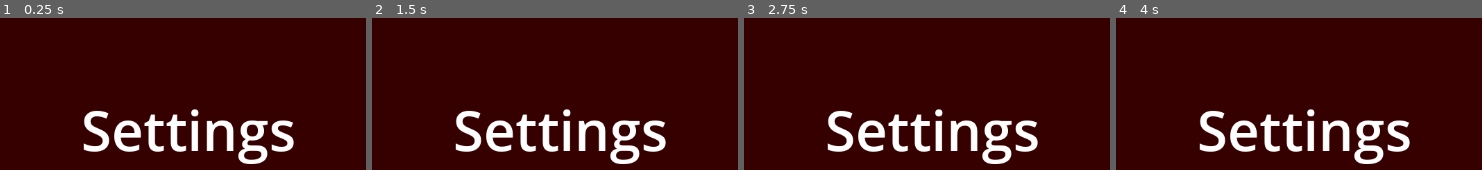
Above: before the commit, frames 1-4 (left to right).
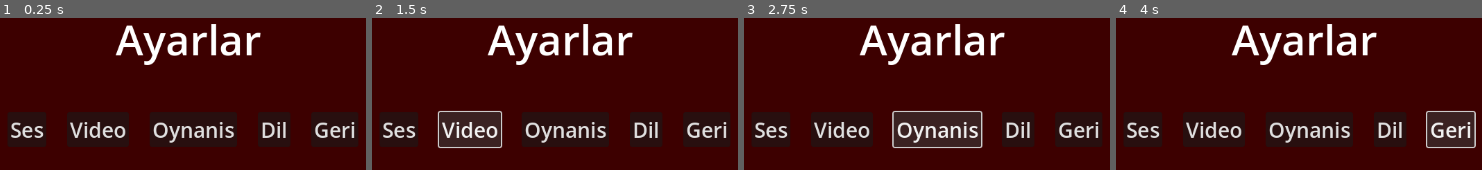
Above: after the commit, the same moments.

Repository: alperenozdnc/alnestan
Game: Godot game, scene res://scenes/settings_menu.tscn
Two runs of this game, one before a commit and one after it. Both use one fixed random seed, a clock stepped at 60 frames per second and the inputs below. This scene is started directly instead of the project's main scene.
Inputs (mouse positions are in pixels of both pictures, inside the frame that each line leads up to):
- Up to frame 1 (0.25 s): no input
- Up to frame 2 (1.5 s): click (397, 128) at 0.5 s, where only the run after the commit has a clickable "Ses"; click (470, 128) at 1.25 s, where only the run after the commit has a clickable "Video"
- Up to frame 3 (2.75 s): click (937, 128) at 2 s, where only the run after the commit has a clickable "Oynanis"
- Up to frame 4 (4 s): click (1390, 128) at 2.75 s, where only the run after the commit has a clickable "Dil"; click (1449, 128) at 3.5 s, where only the run after the commit has a clickable "Geri"

The runs differ from the first frame. In frame 1, 13% of the frame differs, in the area x 3-97%, y 3-97%; in frame 2, 15%; in frame 3, 15%; in frame 4, 15%.
Error after the commit: Invalid access to property or key 'sfx' on a base object of type 'Dictionary'. (res://scripts/settings_menu.gd:33)

Commit message:
feat(game): minimally working settings menu

Diff:
--- a/source/project.godot
+++ b/source/project.godot
@@ -18,6 +18,10 @@
 [autoload]
 
 alnestan="*res://scripts/init.gd"
+
+[display]
+
+window/size/mode=3
 
 [input]
 
--- /dev/null
+++ b/source/scenes/audio_settings.tscn
@@ -0,0 +1,150 @@
+[gd_scene load_steps=2 format=3 uid="uid://c3bwq1g5yquka"]
+
+[ext_resource type="Script" uid="uid://ctqualo88n7a" path="res://scripts/volume.gd" id="1_7rsd2"]
+
+[node name="audio_settings" type="Control"]
+layout_mode = 3
+anchors_preset = 15
+anchor_right = 1.0
+anchor_bottom = 1.0
+grow_horizontal = 2
+grow_vertical = 2
+script = ExtResource("1_7rsd2")
+
+[node name="bg_color" type="ColorRect" parent="."]
+layout_mode = 1
+anchors_preset = 15
+anchor_right = 1.0
+anchor_bottom = 1.0
+grow_horizontal = 2
+grow_vertical = 2
+color = Color(0.23921569, 0, 0, 1)
+
+[node name="title" type="Label" parent="."]
+layout_mode = 1
+anchors_preset = 5
+anchor_left = 0.5
+anchor_right = 0.5
+offset_left = -541.0
+offset_top = 26.0
+offset_right = -444.0
+offset_bottom = 109.0
+grow_horizontal = 2
+theme_override_font_sizes/font_size = 60
+text = "Ses"
+
+[node name="master" type="Control" parent="."]
+anchors_preset = 0
+offset_right = 40.0
+offset_bottom = 40.0
+
+[node name="master" type="HSlider" parent="master"]
+unique_name_in_owner = true
+layout_mode = 1
+anchors_preset = -1
+anchor_left = 0.38300002
+anchor_top = 0.335
+anchor_right = 0.70900005
+anchor_bottom = 0.34600002
+offset_left = 433.68002
+offset_top = 204.59998
+offset_right = 830.2062
+offset_bottom = 220.335
+grow_horizontal = 2
+grow_vertical = 2
+scale = Vector2(0.4869973, 0.61234206)
+min_value = -40.0
+max_value = 0.0
+step = 0.1
+script = ExtResource("1_7rsd2")
+
+[node name="label" type="Label" parent="master"]
+layout_mode = 0
+offset_left = 357.0
+offset_top = 211.0
+offset_right = 402.0
+offset_bottom = 234.0
+text = "Genel"
+
+[node name="sfx" type="Control" parent="."]
+anchors_preset = 0
+offset_top = 43.0
+offset_right = 40.0
+offset_bottom = 83.0
+
+[node name="sfx" type="HSlider" parent="sfx"]
+unique_name_in_owner = true
+layout_mode = 1
+anchors_preset = -1
+anchor_left = 0.38300002
+anchor_top = 0.335
+anchor_right = 0.70900005
+anchor_bottom = 0.34600002
+offset_left = 433.68002
+offset_top = 204.59998
+offset_right = 830.2062
+offset_bottom = 220.335
+grow_horizontal = 2
+grow_vertical = 2
+scale = Vector2(0.4869973, 0.61234206)
+min_value = -40.0
+max_value = 0.0
+step = 0.1
+script = ExtResource("1_7rsd2")
+
+[node name="label" type="Label" parent="sfx"]
+layout_mode = 0
+offset_left = 357.0
+offset_top = 211.0
+offset_right = 418.0
+offset_bottom = 234.0
+text = "Efektler"
+
+[node name="bgm" type="Control" parent="."]
+anchors_preset = 0
+offset_top = 84.0
+offset_right = 40.0
+offset_bottom = 124.0
+
+[node name="bgm" type="HSlider" parent="bgm"]
+unique_name_in_owner = true
+layout_mode = 1
+anchors_preset = -1
+anchor_left = 0.38300002
+anchor_top = 0.335
+anchor_right = 0.70900005
+anchor_bottom = 0.34600002
+offset_left = 433.68002
+offset_top = 204.59998
+offset_right = 830.2062
+offset_bottom = 220.335
+grow_horizontal = 2
+grow_vertical = 2
+scale = Vector2(0.4869973, 0.61234206)
+min_value = -40.0
+max_value = 0.0
+step = 0.1
+script = ExtResource("1_7rsd2")
+
+[node name="label" type="Label" parent="bgm"]
+layout_mode = 0
+offset_left = 357.0
+offset_top = 211.0
+offset_right = 427.0
+offset_bottom = 234.0
+text = "Arkaplan"
+
+[node name="button_go_back" type="Button" parent="."]
+unique_name_in_owner = true
+layout_mode = 0
+offset_left = 1029.0
+offset_top = 43.0
+offset_right = 1097.0
+offset_bottom = 93.0
+theme_override_font_sizes/font_size = 30
+text = "Geri"
+
+[connection signal="value_changed" from="master/master" to="." method="_on_master_value_changed"]
+[connection signal="value_changed" from="sfx/sfx" to="." method="_on_sfx_value_changed"]
+[connection signal="value_changed" from="bgm/bgm" to="." method="_on_bgm_value_changed"]
+[connection signal="pressed" from="button_go_back" to="." method="_on_button_go_back_pressed"]
--- /dev/null
+++ b/source/scenes/gameplay_settings.tscn
@@ -0,0 +1,113 @@
+[gd_scene load_steps=2 format=3 uid="uid://yxrxhvs2kan1"]
+
+[ext_resource type="Script" uid="uid://bh8rd5ipkw7a5" path="res://scripts/gameplay_settings.gd" id="1_d3vb4"]
+
+[node name="gameplay_settings" type="Control"]
+layout_mode = 3
+anchors_preset = 15
+anchor_right = 1.0
+anchor_bottom = 1.0
+grow_horizontal = 2
+grow_vertical = 2
+script = ExtResource("1_d3vb4")
+
+[node name="bg_color" type="ColorRect" parent="."]
+layout_mode = 1
+anchors_preset = 15
+anchor_right = 1.0
+anchor_bottom = 1.0
+grow_horizontal = 2
+grow_vertical = 2
+color = Color(0.23921569, 0, 0, 1)
+
+[node name="title" type="Label" parent="."]
+layout_mode = 1
+anchors_preset = 5
+anchor_left = 0.5
+anchor_right = 0.5
+offset_left = -528.0
+offset_top = 26.0
+offset_right = -292.0
+offset_bottom = 109.0
+grow_horizontal = 2
+theme_override_font_sizes/font_size = 60
+text = "Oynanis"
+
+[node name="button_go_back" type="Button" parent="."]
+unique_name_in_owner = true
+layout_mode = 0
+offset_left = 1029.0
+offset_top = 43.0
+offset_right = 1097.0
+offset_bottom = 93.0
+theme_override_font_sizes/font_size = 30
+text = "Geri"
+
+[node name="text_speed" type="Control" parent="."]
+anchors_preset = 0
+offset_right = 40.0
+offset_bottom = 40.0
+
+[node name="master" type="HSlider" parent="text_speed"]
+unique_name_in_owner = true
+layout_mode = 1
+anchors_preset = -1
+anchor_left = 0.38300002
+anchor_top = 0.335
+anchor_right = 0.70900005
+anchor_bottom = 0.34600002
+offset_left = 433.68002
+offset_top = 204.59998
+offset_right = 830.2062
+offset_bottom = 220.335
+grow_horizontal = 2
+grow_vertical = 2
+scale = Vector2(0.4869973, 0.61234206)
+min_value = 0.01
+max_value = 4.0
+step = 0.1
+value = 1.01
+
+[node name="label" type="Label" parent="text_speed"]
+layout_mode = 0
+offset_left = 357.0
+offset_top = 211.0
+offset_right = 402.0
+offset_bottom = 234.0
+text = "Yazi hizi"
+
+[node name="gui_size" type="Control" parent="."]
+anchors_preset = 0
+offset_top = 43.0
+offset_right = 40.0
+offset_bottom = 83.0
+
+[node name="master" type="HSlider" parent="gui_size"]
+layout_mode = 1
+anchors_preset = -1
+anchor_left = 0.38300002
+anchor_top = 0.335
+anchor_right = 0.70900005
+anchor_bottom = 0.34600002
+offset_left = 431.68
+offset_top = 217.59998
+offset_right = 828.2062
+offset_bottom = 233.335
+grow_horizontal = 2
+grow_vertical = 2
+scale = Vector2(0.4869973, 0.61234206)
+min_value = 0.01
+max_value = 4.0
+step = 0.1
+value = 1.01
+
+[node name="label" type="Label" parent="gui_size"]
+layout_mode = 0
+offset_left = 357.0
+offset_top = 211.0
+offset_right = 402.0
+offset_bottom = 234.0
+text = "Arayuz
+boyutu"
+
+[connection signal="pressed" from="button_go_back" to="." method="_on_button_go_back_pressed"]
--- /dev/null
+++ b/source/scenes/language_settings.tscn
@@ -0,0 +1,75 @@
+[gd_scene load_steps=2 format=3 uid="uid://dwptsik5u0loi"]
+
+[ext_resource type="Script" uid="uid://bgwx6tv2x74el" path="res://scripts/language_settings.gd" id="1_mx78k"]
+
+[node name="language_settings" type="Control"]
+layout_mode = 3
+anchors_preset = 15
+anchor_right = 1.0
+anchor_bottom = 1.0
+grow_horizontal = 2
+grow_vertical = 2
+script = ExtResource("1_mx78k")
+
+[node name="bg_color" type="ColorRect" parent="."]
+layout_mode = 1
+anchors_preset = 15
+anchor_right = 1.0
+anchor_bottom = 1.0
+grow_horizontal = 2
+grow_vertical = 2
+color = Color(0.23921569, 0, 0, 1)
+
+[node name="title" type="Label" parent="."]
+layout_mode = 1
+anchors_preset = 5
+anchor_left = 0.5
+anchor_right = 0.5
+offset_left = -529.0
+offset_top = 26.0
+offset_right = -366.0
+offset_bottom = 109.0
+grow_horizontal = 2
+theme_override_font_sizes/font_size = 60
+text = "Dil"
+
+[node name="button_go_back" type="Button" parent="."]
+unique_name_in_owner = true
+layout_mode = 0
+offset_left = 1029.0
+offset_top = 43.0
+offset_right = 1097.0
+offset_bottom = 93.0
+theme_override_font_sizes/font_size = 30
+text = "Geri"
+
+[node name="languages_container" type="VBoxContainer" parent="."]
+layout_mode = 1
+anchors_preset = 8
+anchor_left = 0.5
+anchor_top = 0.5
+anchor_right = 0.5
+anchor_bottom = 0.5
+offset_left = -72.5
+offset_top = -65.0
+offset_right = 72.5
+offset_bottom = 65.0
+grow_horizontal = 2
+grow_vertical = 2
+theme_override_constants/separation = 20
+
+[node name="turkish" type="Button" parent="languages_container"]
+unique_name_in_owner = true
+layout_mode = 2
+theme_override_font_sizes/font_size = 40
+text = "Turkce"
+
+[node name="english" type="Button" parent="languages_container"]
+unique_name_in_owner = true
+layout_mode = 2
+theme_override_font_sizes/font_size = 40
+text = "English"
+
+[connection signal="pressed" from="button_go_back" to="." method="_on_button_go_back_pressed"]
+[connection signal="pressed" from="languages_container/turkish" to="." method="_on_turkish_pressed"]
+[connection signal="pressed" from="languages_container/english" to="." method="_on_english_pressed"]
--- a/source/scenes/settings_menu.tscn
+++ b/source/scenes/settings_menu.tscn
@@ -1,8 +1,6 @@
-[gd_scene load_steps=3 format=3 uid="uid://cokettxxx5ae2"]
+[gd_scene load_steps=2 format=3 uid="uid://cokettxxx5ae2"]
 
-[sub_resource type="Theme" id="Theme_owc20"]
-
-[sub_resource type="SystemFont" id="SystemFont_05p07"]
+[ext_resource type="Script" uid="uid://bpo1apwd8t32j" path="res://scripts/settings_menu.gd" id="1_05p07"]
 
 [node name="settings_menu" type="Control"]
 layout_mode = 3
@@ -11,31 +9,71 @@
 anchor_bottom = 1.0
 grow_horizontal = 2
 grow_vertical = 2
+script = ExtResource("1_05p07")
 
-[node name="ColorRect" type="ColorRect" parent="."]
+[node name="bg_color" type="ColorRect" parent="."]
 layout_mode = 1
 anchors_preset = 15
 anchor_right = 1.0
 anchor_bottom = 1.0
 grow_horizontal = 2
 grow_vertical = 2
-color = Color(0.21484375, 0, 0, 1)
+color = Color(0.23921569, 0, 0, 1)
 
-[node name="Label" type="Label" parent="."]
+[node name="HBoxContainer" type="HBoxContainer" parent="."]
 layout_mode = 1
 anchors_preset = 8
 anchor_left = 0.5
 anchor_top = 0.5
 anchor_right = 0.5
 anchor_bottom = 0.5
-offset_left = -155.0
-offset_top = -55.0
-offset_right = 155.0
-offset_bottom = 55.0
+offset_left = -261.0
+offset_top = -25.0
+offset_right = 300.0
+offset_bottom = 25.0
 grow_horizontal = 2
 grow_vertical = 2
-theme = SubResource("Theme_owc20")
-theme_type_variation = &"HeaderLarge"
-theme_override_fonts/font = SubResource("SystemFont_05p07")
-theme_override_font_sizes/font_size = 80
-text = "Settings"
+theme_override_constants/separation = 30
+
+[node name="button_audio" type="Button" parent="HBoxContainer"]
+unique_name_in_owner = true
+layout_mode = 2
+theme_override_font_sizes/font_size = 30
+text = "Ses"
+
+[node name="button_video" type="Button" parent="HBoxContainer"]
+unique_name_in_owner = true
+layout_mode = 2
+theme_override_font_sizes/font_size = 30
+text = "Video"
+
+[node name="button_gameplay" type="Button" parent="HBoxContainer"]
+unique_name_in_owner = true
+layout_mode = 2
+theme_override_font_sizes/font_size = 30
+text = "Oynanis"
+
+[node name="button_lang" type="Button" parent="HBoxContainer"]
+unique_name_in_owner = true
+layout_mode = 2
+theme_override_font_sizes/font_size = 30
+text = "Dil"
+
+[node name="button_go_back" type="Button" parent="HBoxContainer"]
+unique_name_in_owner = true
+layout_mode = 2
+theme_override_font_sizes/font_size = 30
+text = "Geri"
+
+[node name="Label" type="Label" parent="."]
+layout_mode = 1
+anchors_preset = 5
+anchor_left = 0.5
+anchor_right = 0.5
+offset_left = -105.0
+offset_top = 152.0
+offset_right = 105.0
+offset_bottom = 235.0
+grow_horizontal = 2
+theme_override_font_sizes/font_size = 60
+text = "Ayarlar"
--- /dev/null
+++ b/source/scenes/video_settings.tscn
@@ -0,0 +1,173 @@
+[gd_scene load_steps=2 format=3 uid="uid://bct6pl4ehsbdn"]
+
+[ext_resource type="Script" uid="uid://cnwcwg5jik7hc" path="res://scripts/video.gd" id="1_gcgsw"]
+
+[node name="video_settings" type="Control"]
+layout_mode = 3
+anchors_preset = 15
+anchor_right = 1.0
+anchor_bottom = 1.0
+grow_horizontal = 2
+grow_vertical = 2
+script = ExtResource("1_gcgsw")
+
+[node name="bg_color" type="ColorRect" parent="."]
+layout_mode = 1
+anchors_preset = 15
+anchor_right = 1.0
+anchor_bottom = 1.0
+grow_horizontal = 2
+grow_vertical = 2
+color = Color(0.23921569, 0, 0, 1)
+
+[node name="title" type="Label" parent="."]
+layout_mode = 1
+anchors_preset = 5
+anchor_left = 0.5
+anchor_right = 0.5
+offset_left = -529.0
+offset_top = 26.0
+offset_right = -366.0
+offset_bottom = 109.0
+grow_horizontal = 2
+theme_override_font_sizes/font_size = 60
+text = "Video"
+
+[node name="button_go_back" type="Button" parent="."]
+unique_name_in_owner = true
+layout_mode = 0
+offset_left = 1029.0
+offset_top = 43.0
+offset_right = 1097.0
+offset_bottom = 93.0
+theme_override_font_sizes/font_size = 30
+text = "Geri"
+
+[node name="brightness" type="Control" parent="."]
+anchors_preset = 0
+offset_right = 40.0
+offset_bottom = 40.0
+
+[node name="master" type="HSlider" parent="brightness"]
+unique_name_in_owner = true
+layout_mode = 1
+anchors_preset = -1
+anchor_left = 0.38300002
+anchor_top = 0.335
+anchor_right = 0.70900005
+anchor_bottom = 0.34600002
+offset_left = 433.68002
+offset_top = 204.59998
+offset_right = 830.2062
+offset_bottom = 220.335
+grow_horizontal = 2
+grow_vertical = 2
+scale = Vector2(0.4869973, 0.61234206)
+min_value = 0.01
+max_value = 4.0
+step = 0.1
+value = 1.01
+
+[node name="label" type="Label" parent="brightness"]
+layout_mode = 0
+offset_left = 357.0
+offset_top = 211.0
+offset_right = 402.0
+offset_bottom = 234.0
+text = "Parlaklik"
+
+[node name="window_size" type="Control" parent="."]
+anchors_preset = 0
+offset_right = 40.0
+offset_bottom = 40.0
+
+[node name="label2" type="Label" parent="window_size"]
+layout_mode = 0
+offset_left = 359.0
+offset_top = 260.0
+offset_right = 482.0
+offset_bottom = 283.0
+text = "Pencere Boyutu"
+
+[node name="window_size" type="OptionButton" parent="window_size"]
+unique_name_in_owner = true
+layout_mode = 0
+offset_left = 531.0
+offset_top = 255.0
+offset_right = 645.0
+offset_bottom = 286.0
+selected = 0
+item_count = 4
+popup/item_0/text = "1920x1080"
+popup/item_0/id = 0
+popup/item_1/text = "1280x720"
+popup/item_1/id = 1
+popup/item_2/text = "1024x768"
+popup/item_2/id = 2
+popup/item_3/text = "800x600"
+popup/item_3/id = 3
+
+[node name="fullscreen_or_windowed" type="Control" parent="."]
+anchors_preset = 0
+offset_top = 53.0
+offset_right = 40.0
+offset_bottom = 93.0
+
+[node name="label2" type="Label" parent="fullscreen_or_windowed"]
+layout_mode = 0
+offset_left = 359.0
+offset_top = 260.0
+offset_right = 482.0
+offset_bottom = 283.0
+text = "Ekran"
+
+[node name="fullscreen_or_windowed" type="OptionButton" parent="fullscreen_or_windowed"]
+unique_name_in_owner = true
+layout_mode = 0
+offset_left = 530.0
+offset_top = 254.0
+offset_right = 645.0
+offset_bottom = 285.0
+selected = 0
+item_count = 2
+popup/item_0/text = "Tam ekran"
+popup/item_0/id = 0
+popup/item_1/text = "Pencere"
+popup/item_1/id = 1
+
+[node name="graphics_quality" type="Control" parent="."]
+anchors_preset = 0
+offset_top = 108.0
+offset_right = 40.0
+offset_bottom = 148.0
+
+[node name="label2" type="Label" parent="graphics_quality"]
+layout_mode = 0
+offset_left = 359.0
+offset_top = 260.0
+offset_right = 482.0
+offset_bottom = 283.0
+text = "Grafik kalitesi"
+
+[node name="OptionButton" type="OptionButton" parent="graphics_quality"]
+layout_mode = 0
+offset_left = 531.0
+offset_top = 255.0
+offset_right = 645.0
+offset_bottom = 286.0
+selected = 1
+item_count = 5
+popup/item_0/text = "Cok yuksek"
+popup/item_0/id = 4
+popup/item_1/text = "Yuksek"
+popup/item_1/id = 0
+popup/item_2/text = "Orta"
+popup/item_2/id = 1
+popup/item_3/text = "Dusuk"
+popup/item_3/id = 2
+popup/item_4/text = "Cok dusuk"
+popup/item_4/id = 3
+
+[connection signal="pressed" from="button_go_back" to="." method="_on_button_go_back_pressed"]
+[connection signal="item_selected" from="window_size/window_size" to="." method="_on_option_button_item_selected"]
+[connection signal="item_selected" from="fullscreen_or_windowed/fullscreen_or_windowed" to="." method="_on_fullscreen_or_windowed_item_selected"]
--- a/source/scripts/bgm.gd
+++ b/source/scripts/bgm.gd
@@ -26,3 +26,7 @@
 
 func set_tempo(n: float = 1):
 	self.pitch_scale = n;
+
+
+func set_volume(n: float):
+	self.volume_db = n;
--- /dev/null
+++ b/source/scripts/gameplay_settings.gd
@@ -0,0 +1,5 @@
+extends Control
+
+
+func _on_button_go_back_pressed() -> void:
+	alnestan.scenes.load_scene("settings_menu", "gui");
--- a/source/scripts/init.gd
+++ b/source/scripts/init.gd
@@ -1,4 +1,6 @@
 extends Node
+
+var language: String = "turkish";
 
 var scenes: scene_handler;
 var transitioner: transition_screen;
--- /dev/null
+++ b/source/scripts/language_settings.gd
@@ -0,0 +1,27 @@
+extends Control
+
+@onready var turkish_button = %turkish;
+@onready var english_button = %english;
+
+@onready var button_to_language_map = {
+	"turkish": turkish_button,
+	"english": english_button,
+};
+
+func _ready():
+	if !alnestan.language:
+		alnestan.language = "turkish";
+
+	button_to_language_map[alnestan.language].grab_focus();
+
+
+func _on_english_pressed() -> void:
+	alnestan.language = "english";
+
+
+func _on_turkish_pressed() -> void:
+	alnestan.language = "turkish";
+
+
+func _on_button_go_back_pressed() -> void:
+	alnestan.scenes.load_scene("settings_menu", "gui")
--- a/source/scripts/main_menu.gd
+++ b/source/scripts/main_menu.gd
@@ -1,7 +1,8 @@
 extends Control
 
 func _ready() -> void:
-	alnestan.audio.bgm.play_stream("background");
+	if !alnestan.audio.bgm.playing:
+		alnestan.audio.bgm.play_stream("background");
 
 	var button_actions = [
 		[%button_continue, _continue_game],
@@ -13,7 +14,7 @@
 	for n in range(button_actions.size()):
 		var button = button_actions[n][0];
 		var click_action = func():
-			await _default_click_action();
+			await _default_click_action(n != 2);
 
 			button_actions[n][1].call();
 
@@ -22,13 +23,14 @@
 		button.pressed.connect(click_action);
 
 
-func _default_click_action() -> void:
+func _default_click_action(stop_music: bool = true) -> void:
 	alnestan.audio.sfx.play_stream("click");
 
 	alnestan.transitioner.transition();
 	await alnestan.transitioner.transitioned;
 
-	alnestan.audio.bgm.stop_stream();
+	if stop_music:
+		alnestan.audio.bgm.stop_stream();
 
 
 func _hover_action() -> void:
--- /dev/null
+++ b/source/scripts/settings_menu.gd
@@ -0,0 +1,53 @@
+extends Control
+
+func _ready() -> void:
+	var button_actions = [
+		[%button_audio, _show_audio_menu],
+		[%button_video, _show_video_menu],
+		[%button_gameplay, _show_gameplay_menu],
+		[%button_lang, _show_language_menu],
+		[%button_go_back, _go_back]
+	];
+
+	for n in range(button_actions.size()):
+		var button: Button = button_actions[n][0];
+		var click_action = func():
+			await _default_click_action(button.name == "button_go_back");
+
+			button_actions[n][1].call();
+
+		button.mouse_default_cursor_shape = Control.CURSOR_POINTING_HAND;
+		button.mouse_entered.connect(_hover_action);
+		button.pressed.connect(click_action);
+
+
+func _default_click_action(transition: bool = false) -> void:
+	alnestan.audio.sfx.play_stream("click");
+
+	if transition:
+		alnestan.transitioner.transition();
+		await alnestan.transitioner.transitioned;
+
+
+func _hover_action() -> void:
+	alnestan.audio.sfx.play_stream("paper");
+
+
+func _show_audio_menu() -> void:
+	alnestan.scenes.load_scene("audio_settings", "gui");
+
+
+func _show_video_menu() -> void:
+	alnestan.scenes.load_scene("video_settings", "gui");
+
+
+func _show_gameplay_menu() -> void:
+	alnestan.scenes.load_scene("gameplay_settings", "gui");
+
+
+func _show_language_menu() -> void:
+	alnestan.scenes.load_scene("language_settings", "gui");
+
+
+func _go_back() -> void:
+	alnestan.scenes.load_scene("main_menu", "gui");
--- a/source/scripts/sfx.gd
+++ b/source/scripts/sfx.gd
@@ -22,3 +22,7 @@
 
 func set_tempo(n: float = 1):
 	self.pitch_scale = n;
+
+
+func set_volume(n: float):
+	self.volume_db = n;
--- /dev/null
+++ b/source/scripts/video.gd
@@ -0,0 +1,34 @@
+extends Control
+
+func _ready():
+	var fullscreen_or_windowed: OptionButton = %fullscreen_or_windowed;
+	var window_size_option: OptionButton = %window_size;
+
+	if DisplayServer.window_get_mode() == DisplayServer.WINDOW_MODE_FULLSCREEN:
+		fullscreen_or_windowed.selected = 0;
+	else:
+		fullscreen_or_windowed.selected = 1;
+
+
+func _on_button_go_back_pressed() -> void:
+	alnestan.scenes.load_scene("settings_menu", "gui");
+
+
+func _on_fullscreen_or_windowed_item_selected(idx: int) -> void:
+	if idx == 0:
+		DisplayServer.window_set_mode(DisplayServer.WINDOW_MODE_FULLSCREEN);
+	else:
+		DisplayServer.window_set_mode(DisplayServer.WINDOW_MODE_WINDOWED);
+
+
+
+func _on_option_button_item_selected(idx: int) -> void:
+	match idx:
+		0:
+			get_window().size = Vector2i(1920, 1080);
+		1:
+			get_window().size = Vector2i(1280, 720);
+		2:
+			get_window().size = Vector2i(1024, 768);
+		2:
+			get_window().size = Vector2i(800, 600);
--- /dev/null
+++ b/source/scripts/volume.gd
@@ -0,0 +1,33 @@
+extends Control
+
+const MASTER_VOLUME_BUS = 0;
+
+func _ready():
+	var master_volume_slider: HSlider = %master;
+	var sfx_volume_slider: HSlider = %sfx;
+	var bgm_volume_slider: HSlider = %bgm;
+
+	master_volume_slider.value = AudioServer.get_bus_volume_db(MASTER_VOLUME_BUS);
+	sfx_volume_slider.value = alnestan.audio.sfx.volume_db;
+	bgm_volume_slider.value = alnestan.audio.bgm.volume_db;
+
+
+func _on_master_value_changed(value: float) -> void:
+	AudioServer.set_bus_volume_db(MASTER_VOLUME_BUS, value);
+
+	if value == -40:
+		AudioServer.set_bus_mute(MASTER_VOLUME_BUS, true);
+	else:
+		AudioServer.set_bus_mute(MASTER_VOLUME_BUS, false);
+
+
+func _on_sfx_value_changed(value: float) -> void:
+	alnestan.audio.sfx.set_volume(value);
+
+
+func _on_bgm_value_changed(value: float) -> void:
+	alnestan.audio.bgm.set_volume(value);
+
+
+func _on_button_go_back_pressed() -> void:
+	alnestan.scenes.load_scene("settings_menu", "gui");
Not shown, added: source/scripts/gameplay_settings.gd.uid
Not shown, added: source/scripts/language_settings.gd.uid
Not shown, added: source/scripts/settings_menu.gd.uid
Not shown, added: source/scripts/video.gd.uid
Not shown, added: source/scripts/volume.gd.uid
